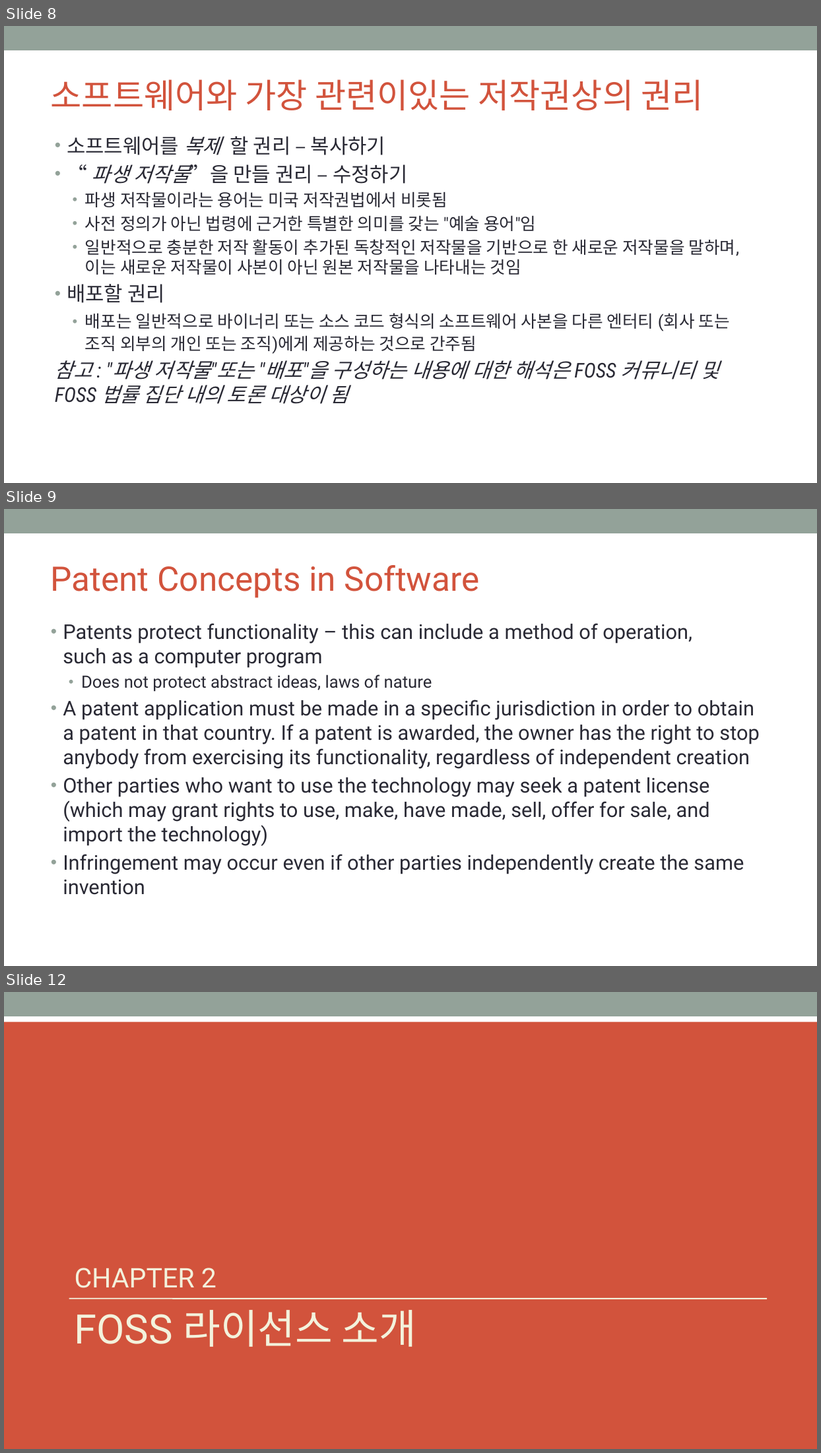
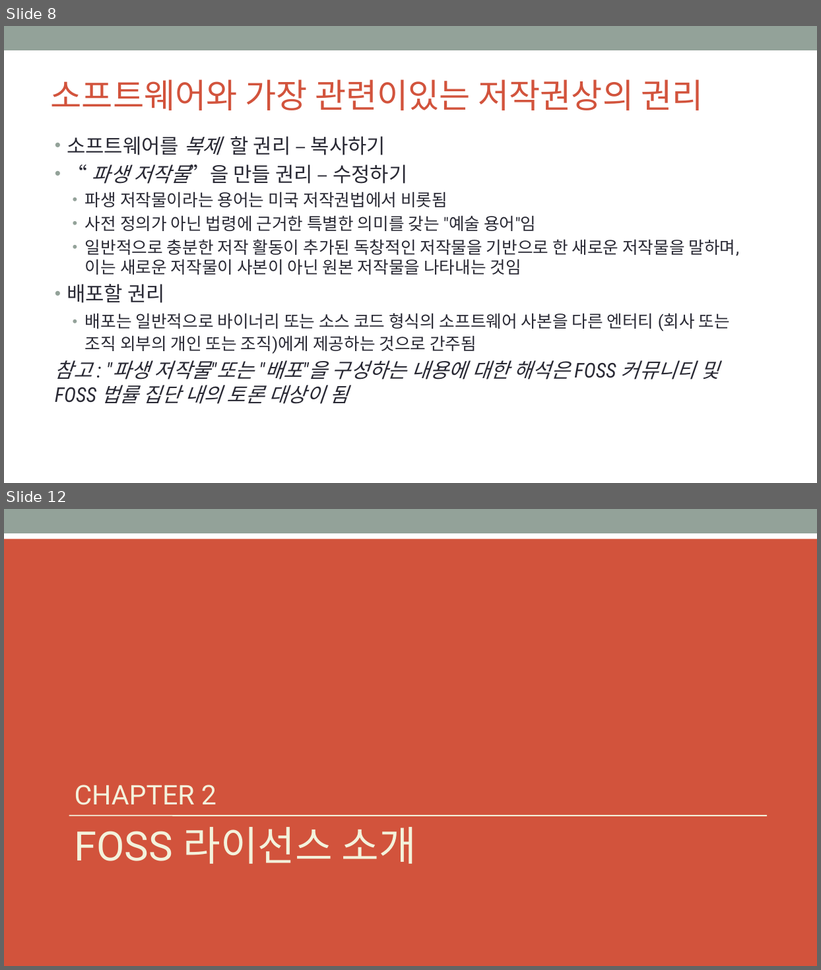
Before and after one commit to OpenChain-KWG/Curriculum-Translation-KR, a slide deck: target/slides/openchain-curriculum-for-1-1.pptx. Shown one above the other, each under a label of ours: slides 8, 9 and 12 before the commit, slides 8 and 12 after it; the slides between them are not shown. The pictures are 821x1453 and 821x970 pixels, drawn with LibreOffice and Linux fonts; fonts in the diff are those of the drawing; background and template pictures are left out. Boxes give left, top, right and bottom in pixels: in the first picture for what was removed or moved away, otherwise in the second. Text is boxed around its words. In the diff, an @@ line names an element or a change of style, - is before the commit and + after.

```diff
--- a/target/slides/openchain-curriculum-for-1-1.pptx
+++ b/target/slides/openchain-curriculum-for-1-1.pptx
@@ slide 9 removed at (4, 509, 817, 966), background #FFFFFF; not listed: 1 template element that a slide beside it also shows @@
@@ title removed at (51, 565, 480, 598) @@
-Patent Concepts in Software
@@ text removed at (63, 623, 760, 895) @@
-• Patents protect functionality – this can include a method of operation,
-  such as a computer program
-  • Does not protect abstract ideas, laws of nature
-• A patent application must be made in a specific jurisdiction in order to obtain a patent in that country. If a patent is awarded, the owner has the right to stop anybody from exercising its functionality, regardless of independent creation
-• Other parties who want to use the technology may seek a patent license (which may grant rights to use, make, have made, sell, offer for sale, and import the technology)
-• Infringement may occur even if other parties independently create the same invention
```
Also in this commit, not shown: 7 slides changed, 3 slides added, 2 other slides removed, 7 other files.
